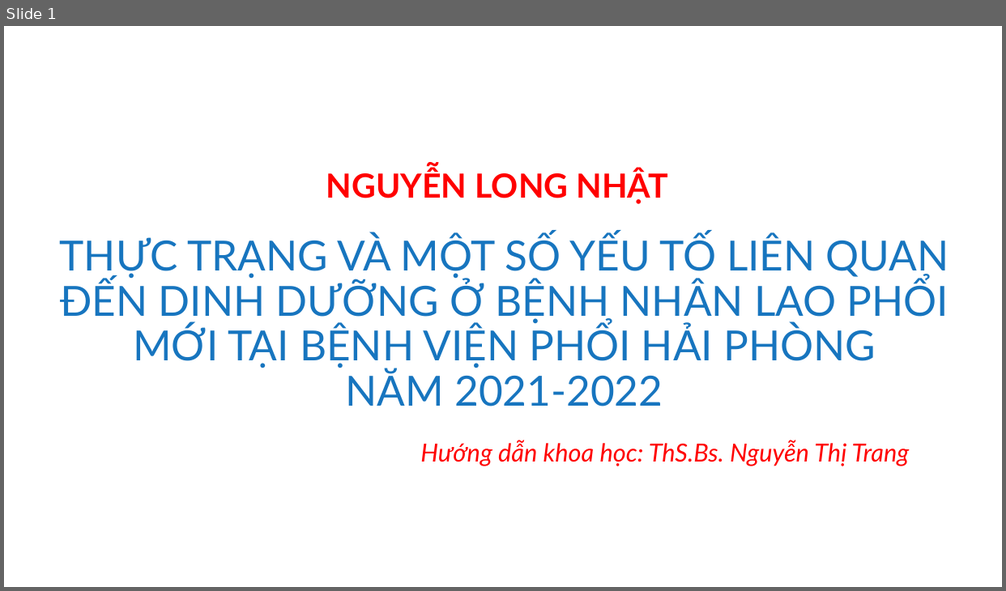
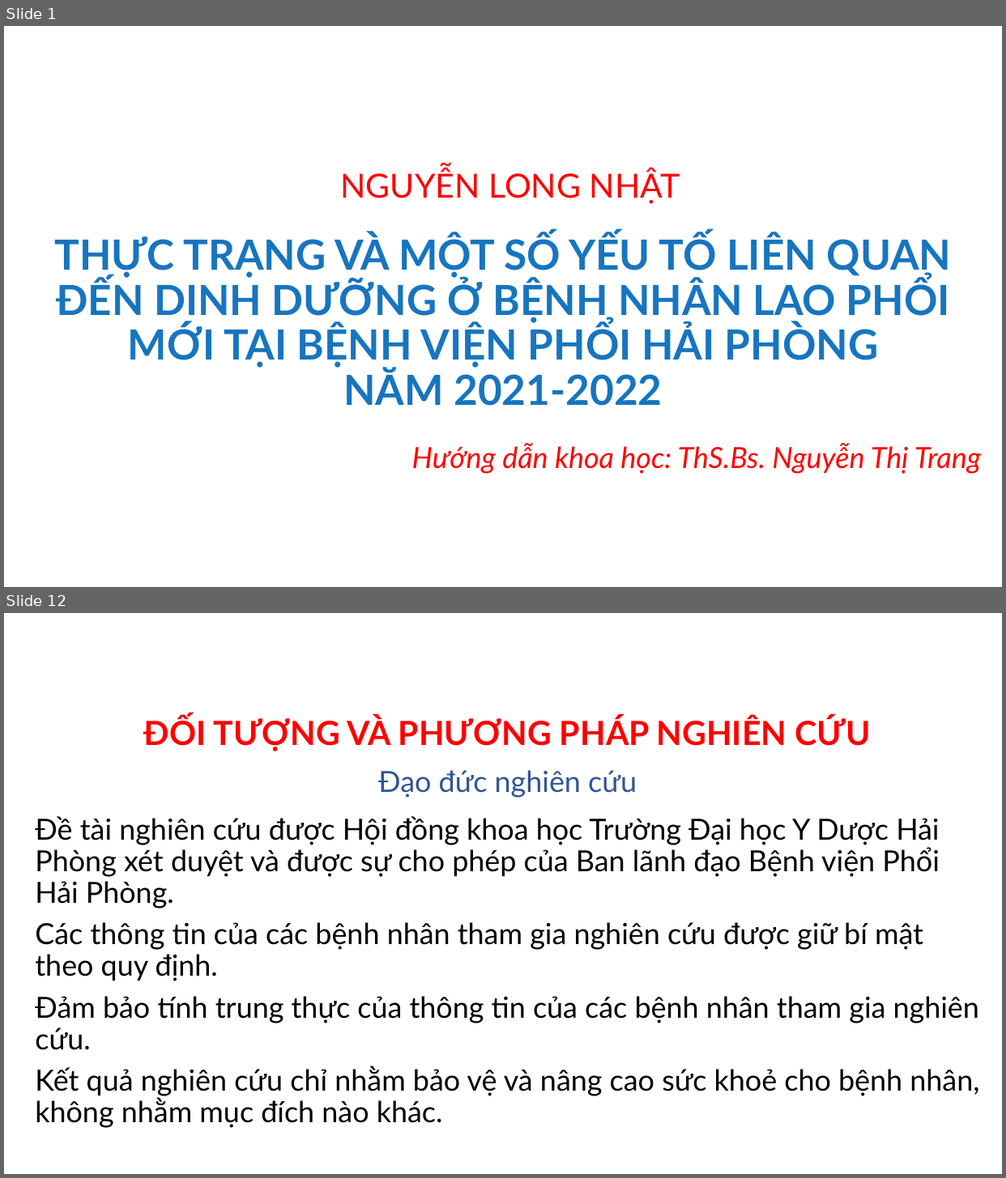
Before and after one commit to MedPocket/HPMUGraduation-thesis, a slide deck: Thuc-trang-va-mot-so-yeu-to-lien-quan-dinh-duong-BN-lao-phoi_Nhat-Nguyen.pptx. Shown one above the other, each under a label of ours: slide 1 before the commit, slides 1 and 12 after it; the slides between them are not shown. The pictures are 1006x591 and 1006x1178 pixels, drawn with LibreOffice and Linux fonts; fonts in the diff are those of the drawing; background and template pictures are left out. Boxes give left, top, right and bottom in pixels: in the first picture for what was removed or moved away, otherwise in the second. Text is boxed around its words. In the diff, an @@ line names an element or a change of style, - is before the commit and + after.

```diff
--- a/Thuc-trang-va-mot-so-yeu-to-lien-quan-dinh-duong-BN-lao-phoi_Nhat-Nguyen.pptx
+++ b/Thuc-trang-va-mot-so-yeu-to-lien-quan-dinh-duong-BN-lao-phoi_Nhat-Nguyen.pptx
@@ slide 12 added at [4, 613, 1002, 1174], background #FFFFFF @@
@@ title added at [144, 716, 870, 752], 32 pt, text #FF0000, bold @@
+ĐỐI TƯỢNG VÀ PHƯƠNG PHÁP NGHIÊN CỨU
@@ text added at [378, 770, 637, 798], 28 pt, text #2F5597 @@
+Đạo đức nghiên cứu
@@ text added at [35, 816, 979, 1128], 28 pt, text #000000 @@
+Đề tài nghiên cứu được Hội đồng khoa học Trường Đại học Y Dược Hải Phòng xét duyệt và được sự cho phép của Ban lãnh đạo Bệnh viện Phổi Hải Phòng.
+Các thông tin của các bệnh nhân tham gia nghiên cứu được giữ bí mật theo quy định.
+Đảm bảo tính trung thực của thông tin của các bệnh nhân tham gia nghiên cứu.
+Kết quả nghiên cứu chỉ nhằm bảo vệ và nâng cao sức khoẻ cho bệnh nhân, không nhằm mục đích nào khác.
@@ slide 1 changed as well @@
@@ text "NGUYỄN LONG NHẬT": place and size @@
-text "NGUYỄN LONG NHẬT" at [326, 169, 669, 204]
+text "NGUYỄN LONG NHẬT" at [341, 169, 680, 204]
@@ text "NGUYỄN LONG NHẬT" at [341, 169, 680, 204]: bold off; alignment left to centre @@
@@ title "THỰC TRẠNG VÀ MỘT SỐ ..." at [55, 234, 952, 406]: bold on @@
@@ text "Hướng dẫn khoa học: ThS.Bs. ...": place and size @@
-text "Hướng dẫn khoa học: ThS.Bs. ..." at [420, 440, 910, 467]
+text "Hướng dẫn khoa học: ThS.Bs. ..." at [412, 443, 981, 474]
@@ text "Hướng dẫn khoa học: ThS.Bs. ..." at [412, 443, 981, 474]: size 24 to 28 pt; alignment left to right @@
```
Also in this commit, not shown: 46 other slides added, 1 other file.
